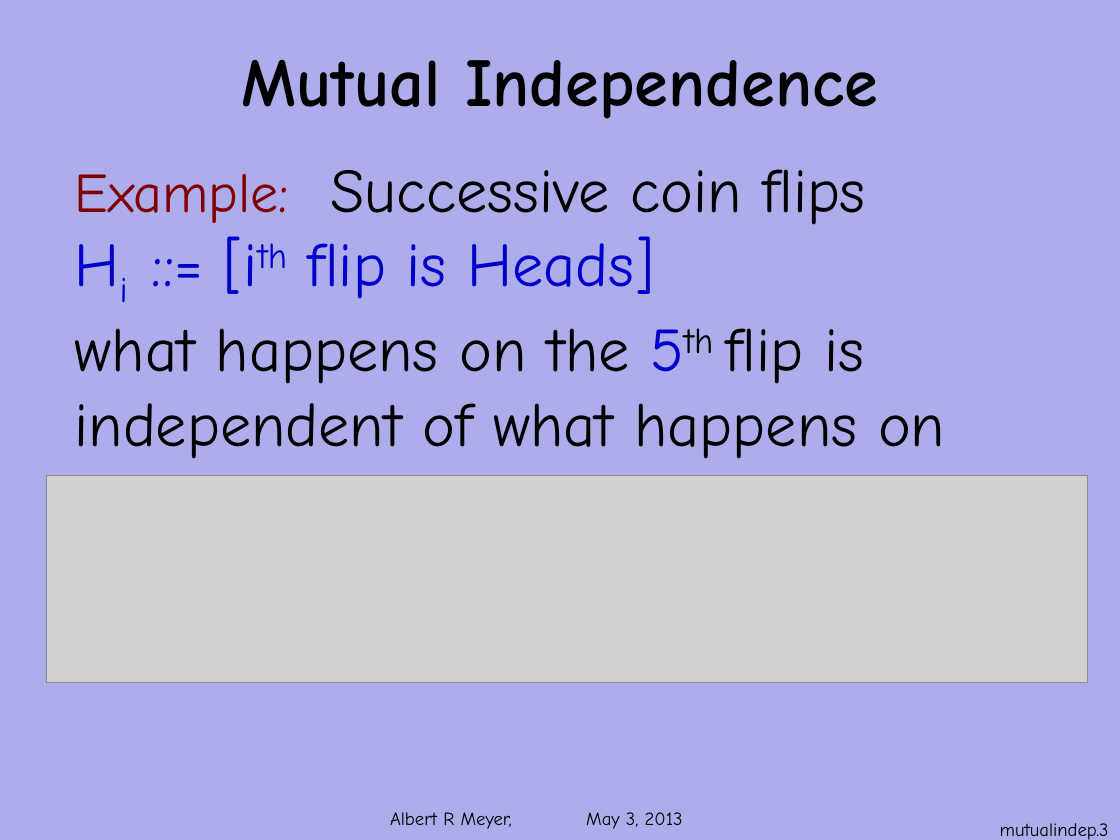
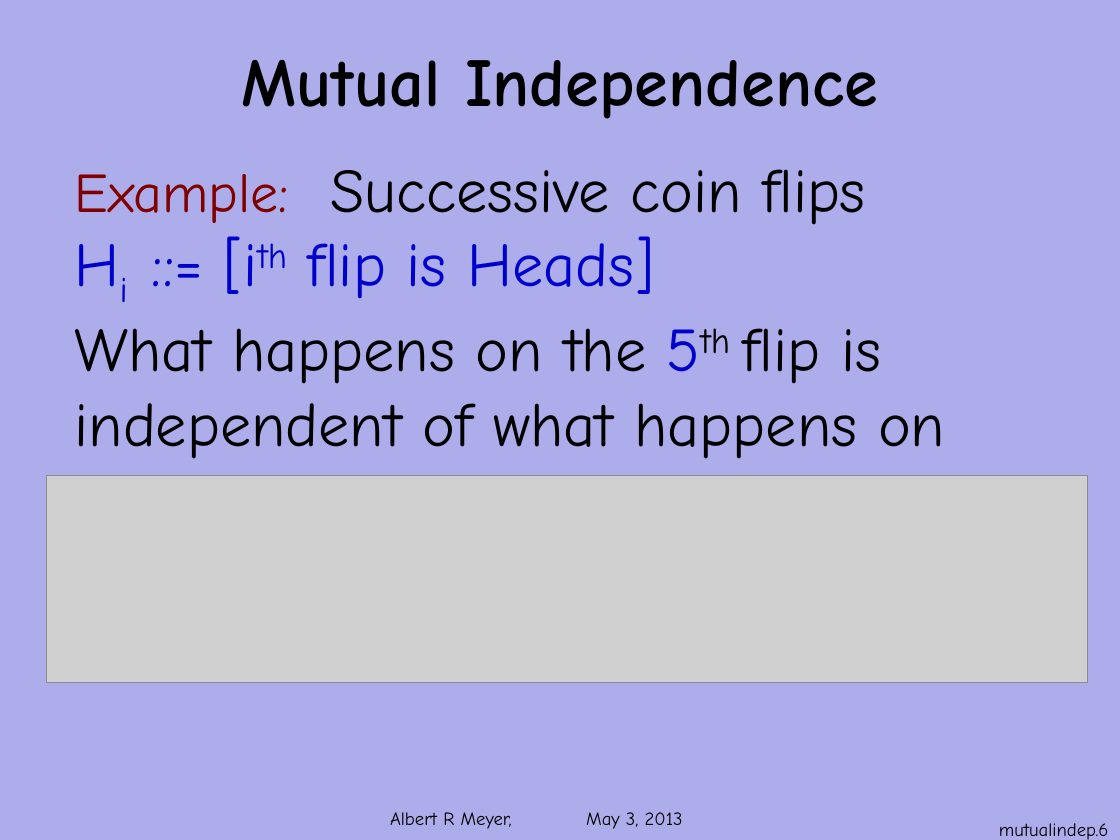
Before and after one commit to armeyer/mcs_web, a slide deck: slide 6 of spring13/slides13/prob-mutual-independence.pptx (slide 3 before the commit). Drawn at 1120x840 pixels with LibreOffice and Linux fonts; fonts in the diff are those of the drawing; grey boxes stand for pictures; background and template pictures are left out. Boxes give left, top, right and bottom in pixels: in the first picture for what was removed or moved away, otherwise in the second. Text is boxed around its words. In the diff, an @@ line names an element or a change of style, - is before the commit and + after.

Commit message:
edit probcond-monty prob-mutual-independence prob-bayes.pptx

```diff
--- a/spring13/slides13/prob-mutual-independence.pptx
+++ b/spring13/slides13/prob-mutual-independence.pptx
@@ text at (75,328,881,384): text changed @@
-what happens on the 5th flip is
+What happens on the 5th flip is
@@ page number at (999,823,1109,840): text changed @@
-mutualindep.3
+mutualindep.6
```
Also in this commit, not shown: 3 other slides changed, 1 slide added, 2 slides removed, 2 other files.
